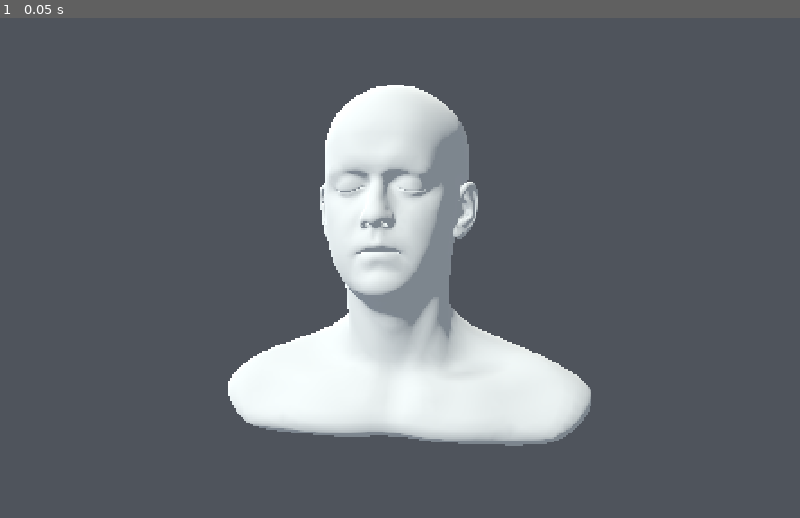
Above: before the commit, frame 1.
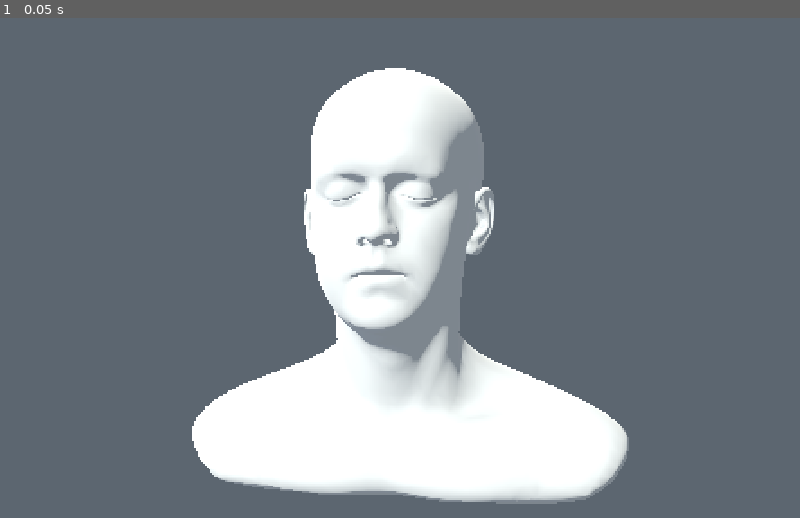
Above: after the commit, the same moment.

Repository: thomthehound/Godauldron
Game: Godot game, scene res://scenes/showcase/scanned_reference_head.tscn
Same seed, same stepped clock (60 frames per second), same inputs: the game is played once before the commit and once after it. This scene is started directly instead of the project's main scene.
Inputs:
- Up to frame 1 (0.05 s): no input

The runs differ from the first frame. In frame 1, 18% of the frame differs, in the area x 24-79%, y 10-98%.

Commit message:
Frame matte head against neutral contrast backdrop

Diff:
--- a/scenes/showcase/scanned_reference_head.tscn
+++ b/scenes/showcase/scanned_reference_head.tscn
@@ -1,14 +1,12 @@
-[gd_scene load_steps=7 format=3]
+[gd_scene load_steps=5 format=3]
 
 [ext_resource type="PackedScene" path="res://scenes/showcase/portrait_stage.tscn" id="1"]
 [ext_resource type="PackedScene" path="res://assets/showcase/lee_perry_smith.glb" id="2"]
-[ext_resource type="Texture2D" path="res://assets/showcase/lee_perry_smith_color.jpg" id="3"]
-[ext_resource type="Texture2D" path="res://assets/showcase/lee_perry_smith_normal.jpg" id="4"]
 [ext_resource type="Script" path="res://scripts/scanned_reference_surface.gd" id="5"]
 
 [sub_resource type="Environment" id="reference_environment"]
 background_mode = 1
-background_color = Color(0.31, 0.33, 0.36, 1)
+background_color = Color(0.36, 0.40, 0.44, 1)
 ambient_light_source = 2
 ambient_light_color = Color(0.88, 0.90, 0.93, 1)
 ambient_light_energy = 0.36
@@ -22,12 +20,12 @@
 environment = SubResource("reference_environment")
 
 [node name="StageCamera" parent="." index="1"]
-position = Vector3(0.08, 1.58, 0.48)
-rotation_degrees = Vector3(-3.6, 9.5, 0)
+position = Vector3(0.05, 1.59, 0.40)
+rotation_degrees = Vector3(-4.0, 7.2, 0)
 fov = 38.0
 
 [node name="KeySoft" parent="." index="2"]
-light_energy = 0.24
+light_energy = 0.4
 shadow_opacity = 0.5
 shadow_blur = 1.3
 
@@ -35,7 +33,7 @@
 light_energy = 0.11
 
 [node name="FillSoft" parent="." index="4"]
-light_energy = 0.15
+light_energy = 0.24
 
 [node name="Floor" parent="." index="5"]
 visible = false
@@ -49,7 +47,5 @@
 [node name="ScannedHeadMount" type="Node3D" parent="SubjectMotion/SubjectAnchor" index="0"]
 script = ExtResource("5")
 scale = Vector3(0.03, 0.03, 0.03)
-color_texture = ExtResource("3")
-normal_texture = ExtResource("4")
 
 [node name="ScannedHead" parent="SubjectMotion/SubjectAnchor/ScannedHeadMount" index="0" instance=ExtResource("2")]
